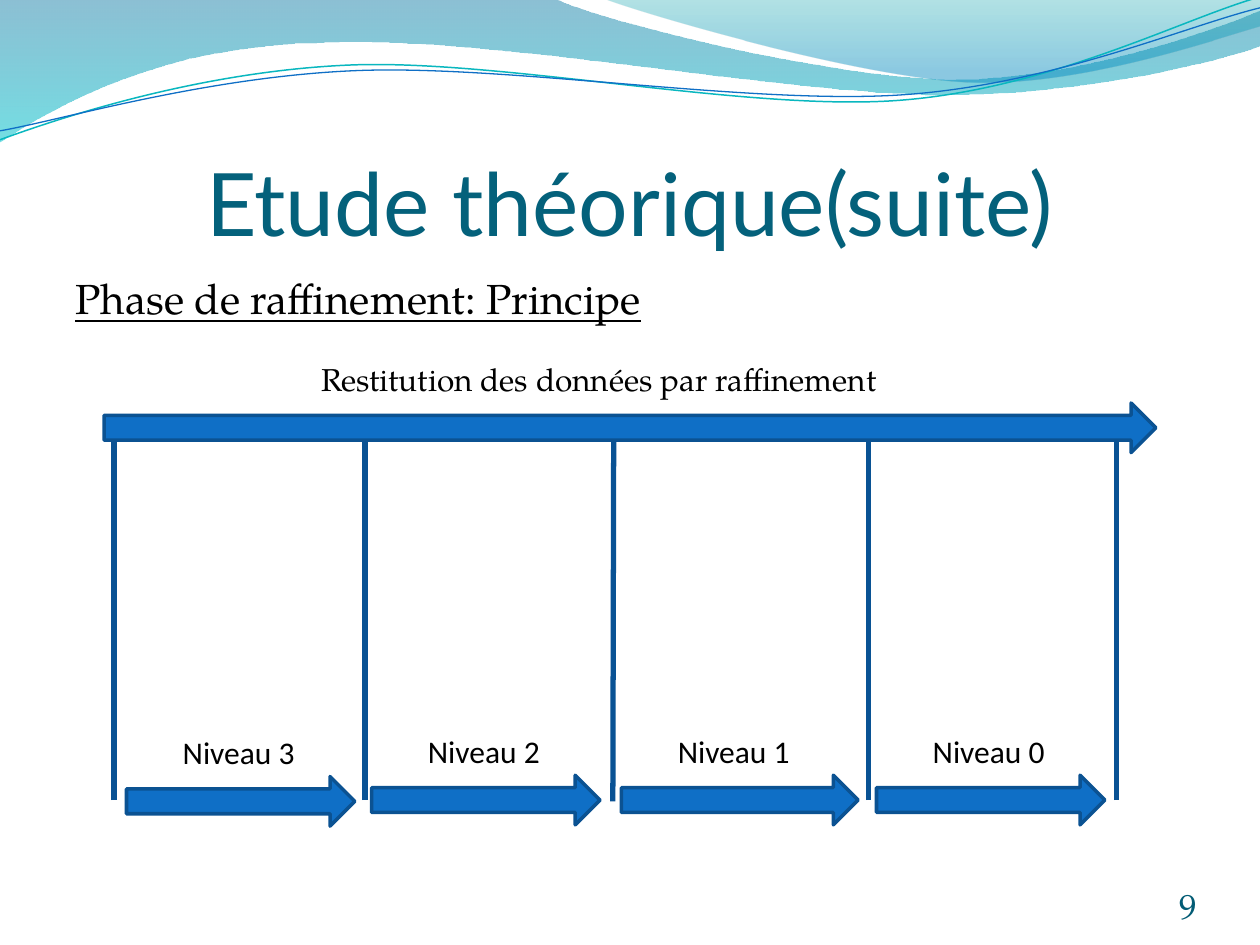
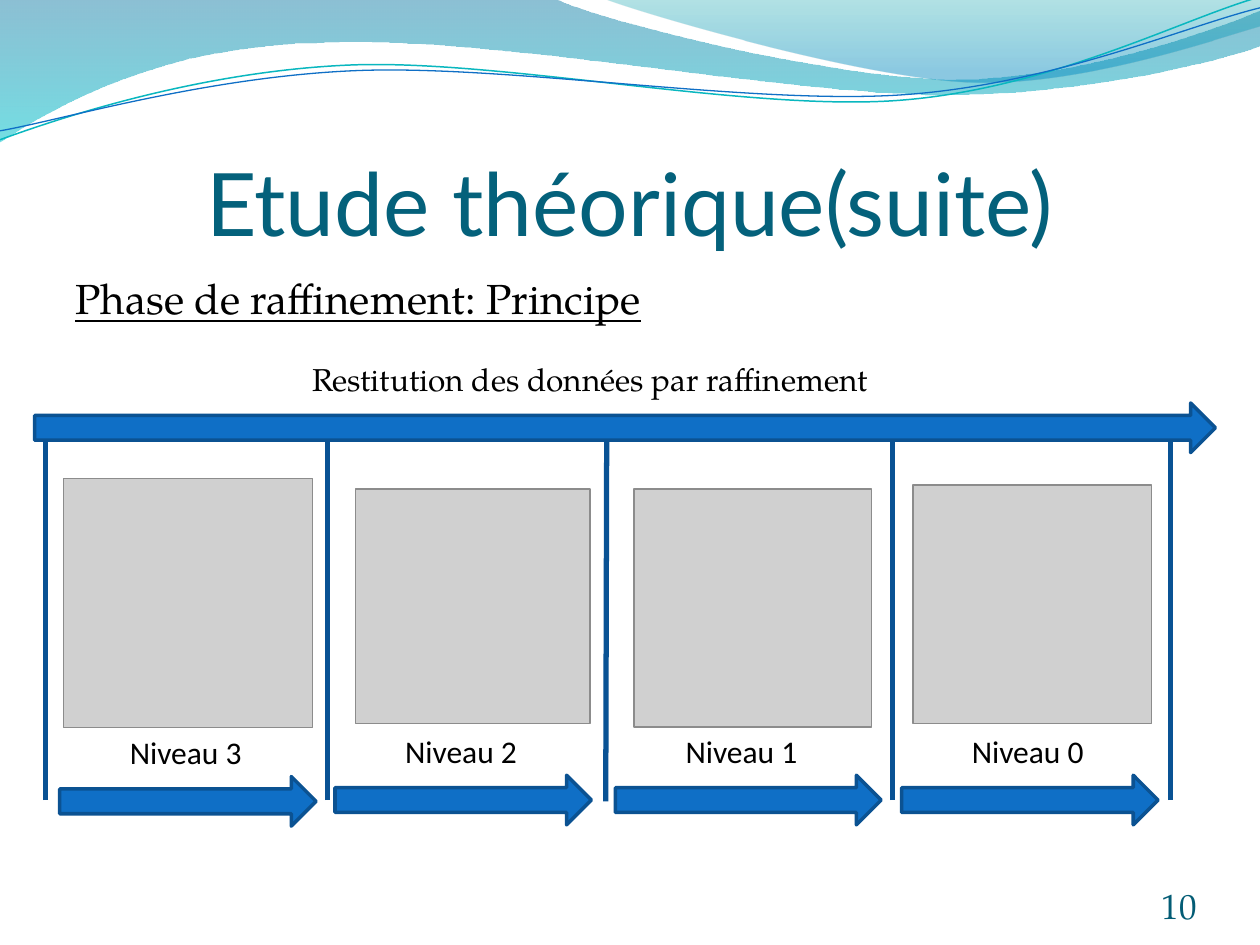
Before and after one commit to rogelja/Projet, a slide deck: slide 10 of PowerPoint/Présentation soutenance.pptx (slide 9 before the commit). Drawn at 1260x945 pixels with LibreOffice and Linux fonts; fonts in the diff are those of the drawing; grey boxes stand for pictures. Boxes give left, top, right and bottom in pixels: in the first picture for what was removed or moved away, otherwise in the second. Text is boxed around its words. In the diff, an @@ line names an element or a change of style, - is before the commit and + after.

```diff
--- a/PowerPoint/Présentation soutenance.pptx
+++ b/PowerPoint/Présentation soutenance.pptx
@@ text "Restitution des données par raffinement": place and size @@
-text "Restitution des données par raffinement" at bbox=[321, 368, 877, 400]
+text "Restitution des données par raffinement" at bbox=[312, 368, 868, 400]
@@ right arrow: place and size @@
-right arrow at bbox=[105, 403, 1157, 452]
+right arrow at bbox=[35, 403, 1216, 452]
@@ line moved from (115, 800) - (115, 441) to (45, 800) - (45, 441) @@
@@ line moved from (365, 800) - (365, 441) to (328, 800) - (328, 441) @@
@@ line moved from (612, 801) - (614, 441) to (606, 801) - (607, 441) @@
@@ line moved from (868, 800) - (868, 441) to (893, 800) - (893, 441) @@
@@ line moved from (1116, 800) - (1116, 441) to (1171, 800) - (1171, 441) @@
@@ picture added at bbox=[63, 479, 312, 728] @@
@@ picture added at bbox=[355, 489, 590, 723] @@
@@ picture added at bbox=[634, 489, 872, 727] @@
@@ picture added at bbox=[914, 485, 1152, 723] @@
@@ text "Niveau 3": place and size @@
-text "Niveau 3" at bbox=[183, 742, 295, 765]
+text "Niveau 3" at bbox=[130, 742, 242, 765]
@@ text "Niveau 2": place and size @@
-text "Niveau 2" at bbox=[428, 741, 540, 764]
+text "Niveau 2" at bbox=[405, 741, 517, 764]
@@ text "Niveau 1": place and size @@
-text "Niveau 1" at bbox=[678, 741, 790, 764]
+text "Niveau 1" at bbox=[686, 741, 797, 764]
@@ text "Niveau 0": place and size @@
-text "Niveau 0" at bbox=[933, 741, 1045, 764]
+text "Niveau 0" at bbox=[972, 741, 1084, 764]
@@ right arrow: place and size @@
-right arrow at bbox=[126, 776, 354, 825]
+right arrow at bbox=[59, 776, 315, 825]
@@ right arrow: place and size @@
-right arrow at bbox=[372, 775, 600, 824]
+right arrow at bbox=[335, 775, 591, 824]
@@ right arrow: place and size @@
-right arrow at bbox=[621, 775, 858, 824]
+right arrow at bbox=[615, 775, 881, 824]
@@ right arrow: place and size @@
-right arrow at bbox=[877, 775, 1105, 824]
+right arrow at bbox=[902, 775, 1158, 824]
@@ page number at bbox=[1162, 895, 1197, 920]: text changed @@
-9
+10
```
Also in this commit, not shown: 7 other slides changed, 4 slides added, 2 slides removed, 4 other files.
